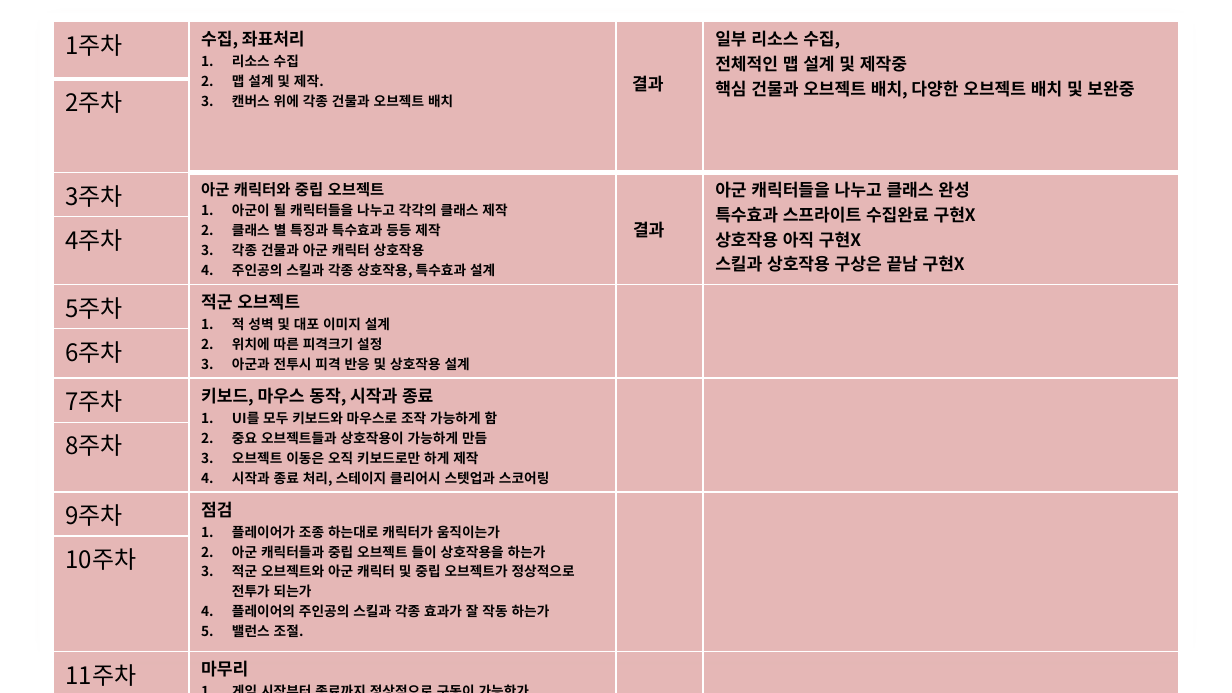
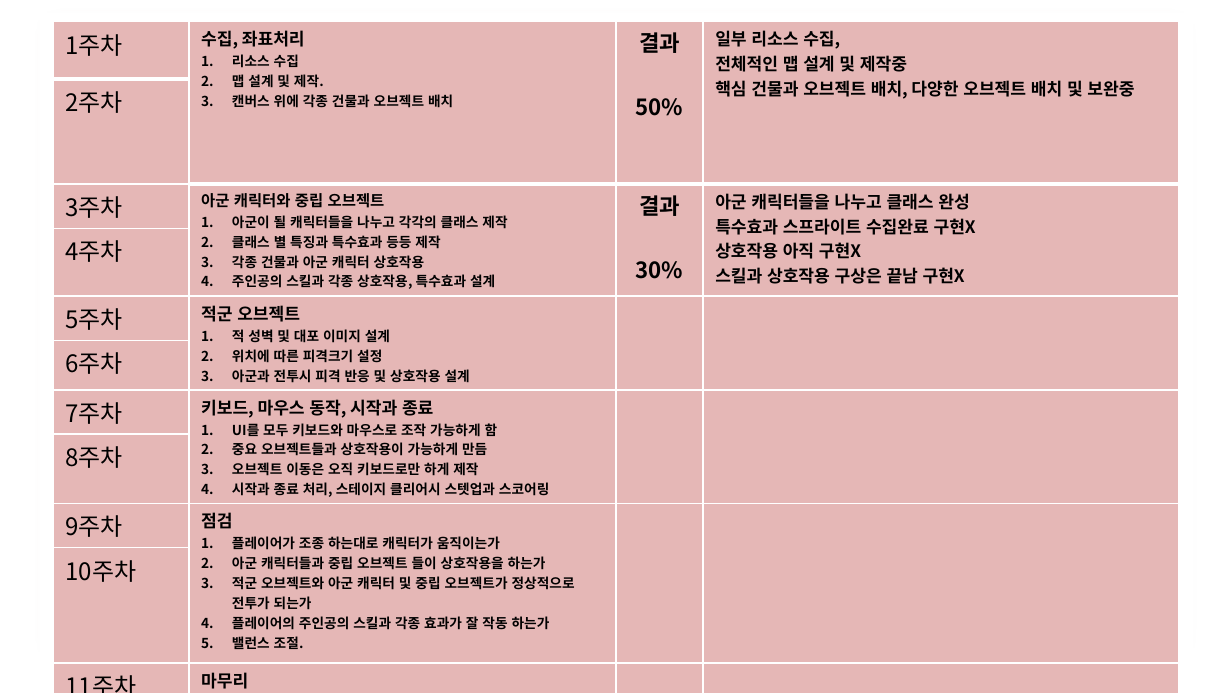
Before and after one commit to Dev-YoonLim/2DGP_YJW, a slide deck: slide 4 of Game_Project/ch1/2016_2dGP_2nd_project_2012181025_윤진우.pptx. Drawn at 1232x693 pixels with LibreOffice and Linux fonts; fonts in the diff are those of the drawing; background and template pictures are left out. Boxes give left, top, right and bottom in pixels: in the first picture for what was removed or moved away, otherwise in the second. Text is boxed around its words. In the diff, an @@ line names an element or a change of style, - is before the commit and + after.

```diff
--- a/Game_Project/ch1/2016_2dGP_2nd_project_2012181025_윤진우.pptx
+++ b/Game_Project/ch1/2016_2dGP_2nd_project_2012181025_윤진우.pptx
@@ table at (53, 22, 1179, 693) @@
-row 1, column 3: 결과
+row 1, column 3: 결과 / 50%
-row 3, column 3: 결과
+row 3, column 3: 결과 / 30%
```
Also in this commit, not shown: 1 other slide changed.
